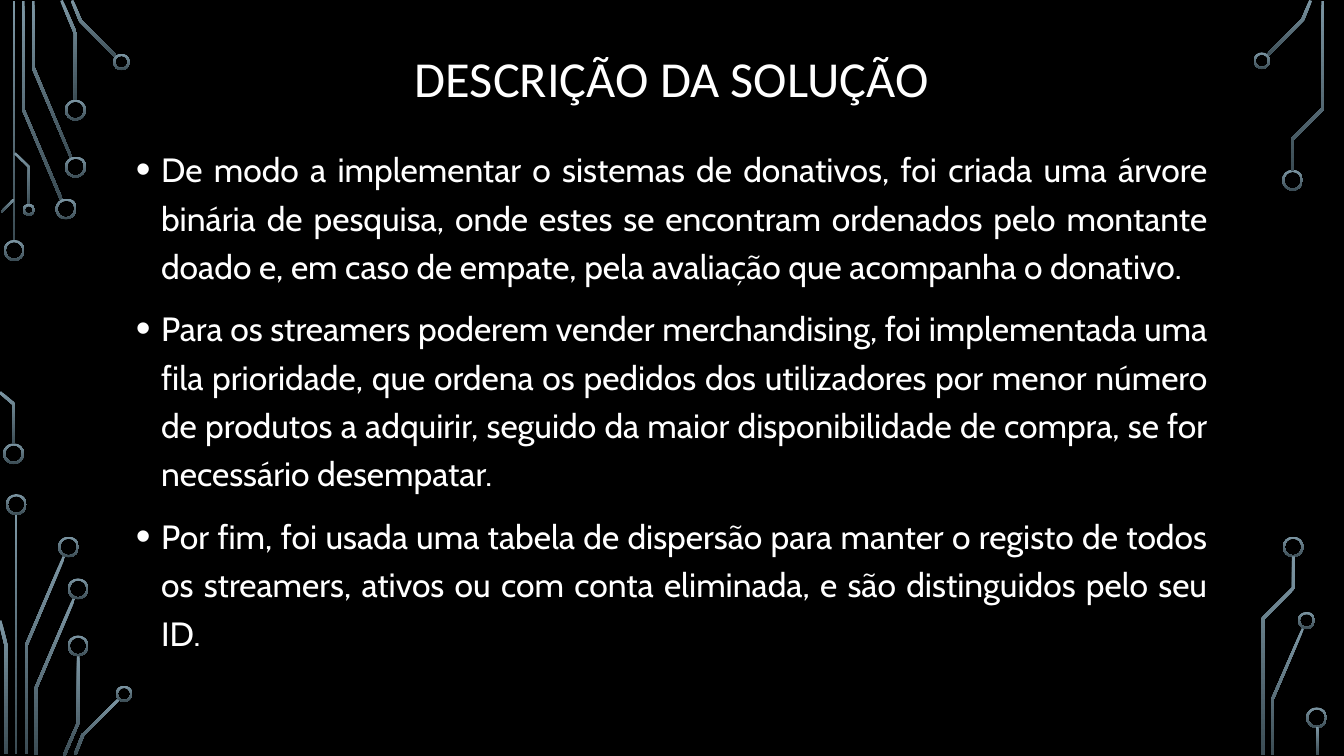
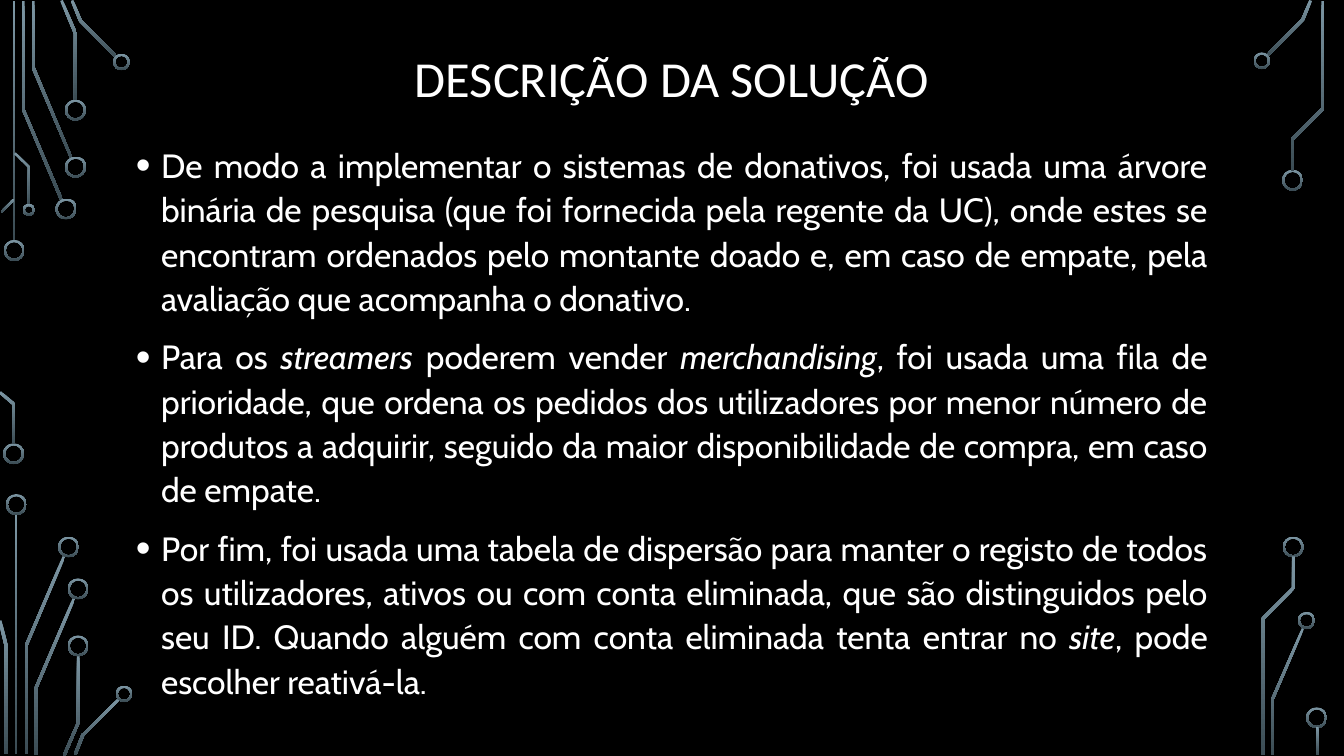
Before and after one commit to BrunoRosendo/StreamZ-AEDA-proj-, a slide deck: slide 3 of Parte 2.pptx. Drawn at 1344x756 pixels with LibreOffice and Linux fonts; fonts in the diff are those of the drawing; background and template pictures are left out. Boxes give left, top, right and bottom in pixels: in the first picture for what was removed or moved away, otherwise in the second. Text is boxed around its words. In the diff, an @@ line names an element or a change of style, - is before the commit and + after.

Commit message:
Updated ppt

```diff
--- a/Parte 2.pptx
+++ b/Parte 2.pptx
@@ text at (x1=161, y1=152, x2=1208, y2=695): text changed @@
-• De modo a implementar o sistemas de donativos, foi criada uma árvore binária de pesquisa, onde estes se encontram ordenados pelo montante doado e, em caso de empate, pela avaliação que acompanha o donativo.
-• Para os streamers poderem vender merchandising, foi implementada uma fila prioridade, que ordena os pedidos dos utilizadores por menor número de produtos a adquirir, seguido da maior disponibilidade de compra, se for necessário desempatar.
-• Por fim, foi usada uma tabela de dispersão para manter o registo de todos os streamers, ativos ou com conta eliminada, e são distinguidos pelo seu ID.
+• De modo a implementar o sistemas de donativos, foi usada uma árvore binária de pesquisa (que foi fornecida pela regente da UC), onde estes se encontram ordenados pelo montante doado e, em caso de empate, pela avaliação que acompanha o donativo.
+• Para os streamers poderem vender merchandising, foi usada uma fila de prioridade, que ordena os pedidos dos utilizadores por menor número de produtos a adquirir, seguido da maior disponibilidade de compra, em caso de empate.
+• Por fim, foi usada uma tabela de dispersão para manter o registo de todos os utilizadores, ativos ou com conta eliminada, que são distinguidos pelo seu ID. Quando alguém com conta eliminada tenta entrar no site, pode escolher reativá-la.
```
Also in this commit, not shown: 4 other slides changed, 2 slides added, 4 slides removed.
